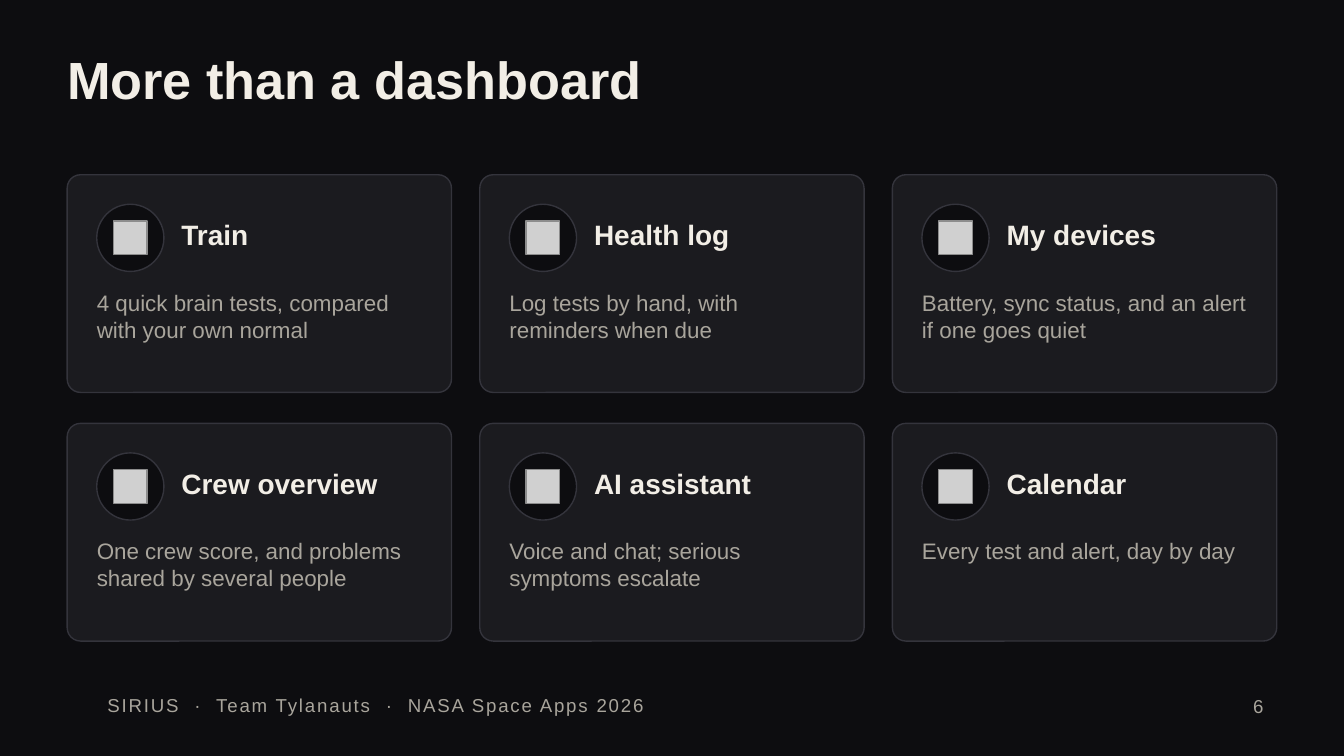
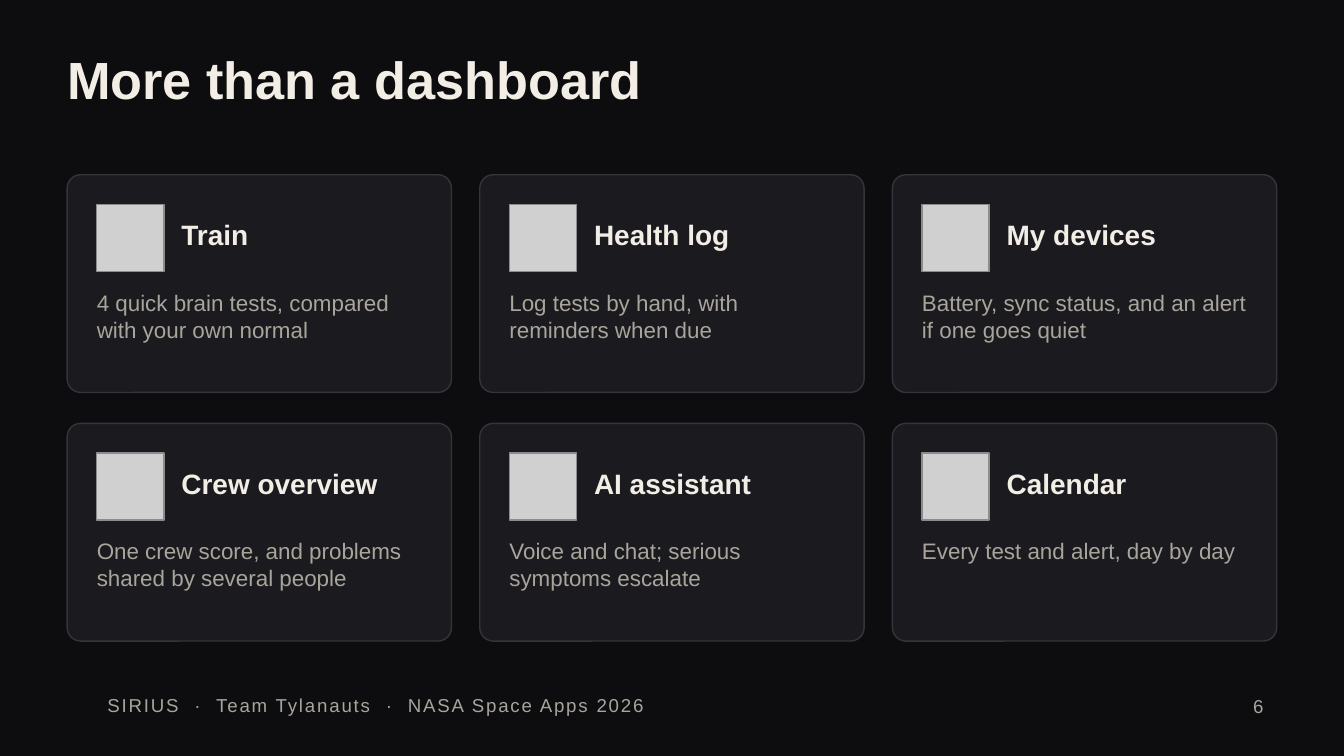
Before and after one commit to Abdulla-AlBassam/space-apps-hackathon-tylanauts, a slide deck: slide 6 of docs/pitch/Sirius_demo_deck.pptx. Drawn at 1344x756 pixels with LibreOffice and Linux fonts; fonts in the diff are those of the drawing; grey boxes stand for pictures; background and template pictures are left out. Boxes give left, top, right and bottom in pixels: in the first picture for what was removed or moved away, otherwise in the second. Text is boxed around its words. In the diff, an @@ line names an element or a change of style, - is before the commit and + after.

```diff
--- a/docs/pitch/Sirius_demo_deck.pptx
+++ b/docs/pitch/Sirius_demo_deck.pptx
@@ ellipse removed at (97, 204, 164, 271) @@
@@ picture added at (97, 204, 164, 271) @@
@@ ellipse removed at (509, 204, 577, 271) @@
@@ picture added at (509, 204, 577, 271) @@
@@ ellipse removed at (922, 204, 989, 271) @@
@@ picture added at (922, 204, 989, 271) @@
@@ picture removed at (113, 222, 146, 255) @@
@@ picture removed at (527, 222, 560, 255) @@
@@ picture removed at (939, 222, 973, 255) @@
@@ ellipse removed at (97, 453, 164, 520) @@
@@ picture added at (97, 453, 164, 520) @@
@@ picture removed at (113, 470, 146, 504) @@
@@ ellipse removed at (509, 453, 577, 520) @@
@@ picture added at (509, 453, 577, 520) @@
@@ picture removed at (527, 470, 560, 504) @@
@@ ellipse removed at (922, 453, 989, 520) @@
@@ picture added at (922, 453, 989, 520) @@
@@ picture removed at (939, 470, 973, 504) @@
```
Also in this commit, not shown: 4 other slides changed, 1 other file.
